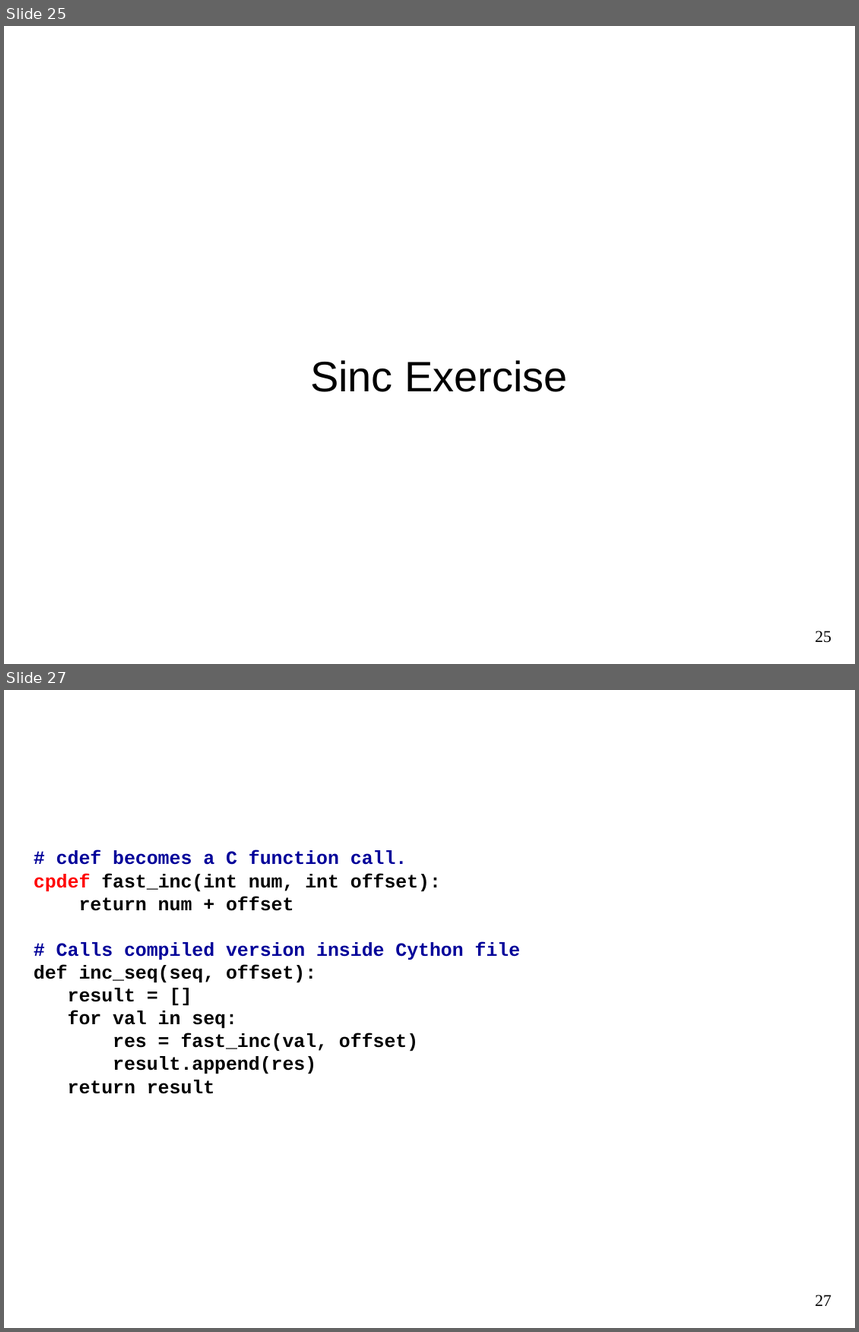
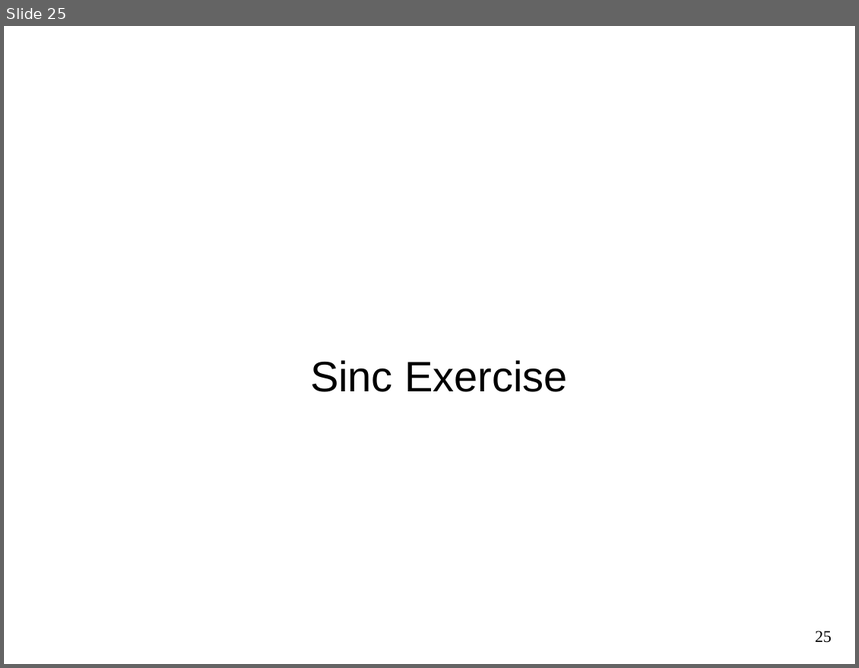
Before and after one commit to kwmsmith/scipy2013-cython-tutorial, a slide deck: Cython.pptx. Shown one above the other, each under a label of ours: slides 25 and 27 before the commit, slide 25 after it; the slides between them are not shown. The pictures are 859x1332 and 859x668 pixels, drawn with LibreOffice and Linux fonts; fonts in the diff are those of the drawing; background and template pictures are left out. Boxes give left, top, right and bottom in pixels: in the first picture for what was removed or moved away, otherwise in the second. Text is boxed around its words. In the diff, an @@ line names an element or a change of style, - is before the commit and + after.

```diff
--- a/Cython.pptx
+++ b/Cython.pptx
@@ slide 27 removed at <box>4,690,855,1328</box>, background #FFFFFF @@
@@ text removed at <box>34,850,521,1094</box> @@
-# cdef becomes a C function call.
-cpdef fast_inc(int num, int offset):
-return num + offset
-# Calls compiled version inside Cython file
-def inc_seq(seq, offset):
-result = []
-for val in seq:
-res = fast_inc(val, offset)
-result.append(res)
-return result
@@ title removed at <box>395,942,463,960</box> @@
-Cython directives
@@ page number removed at <box>815,1295,832,1306</box> @@
-27
```
Also in this commit, not shown: 2 slides changed, 1 other slide removed, 4 other files.
